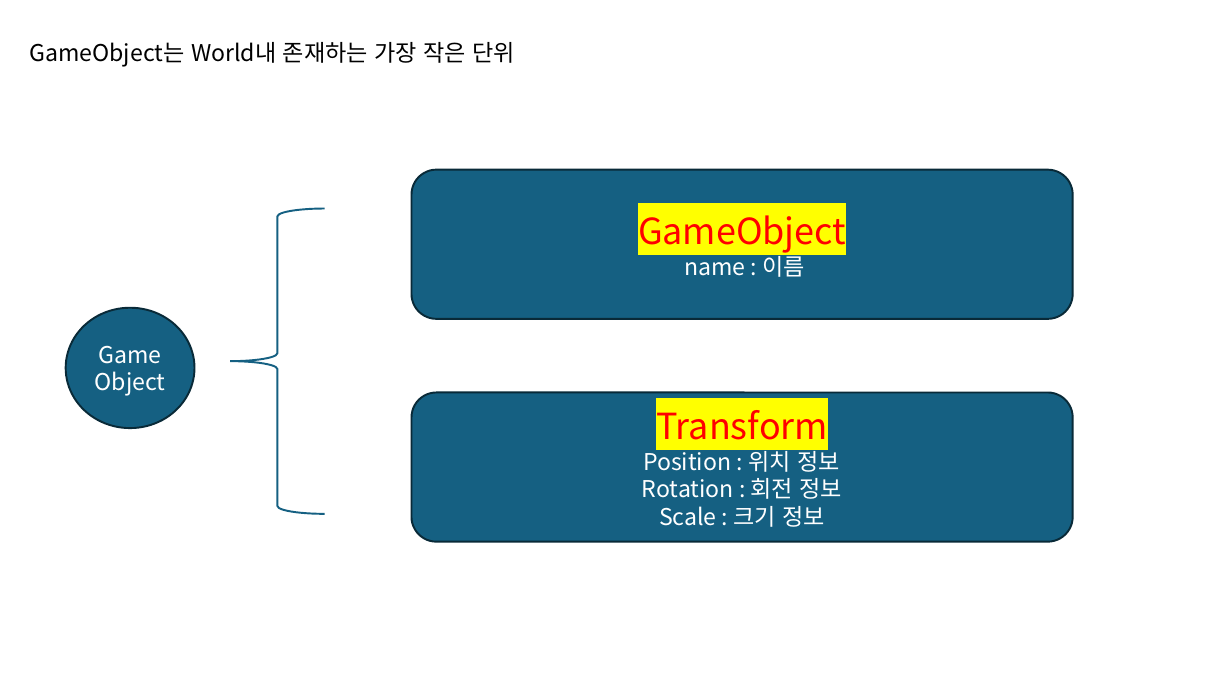
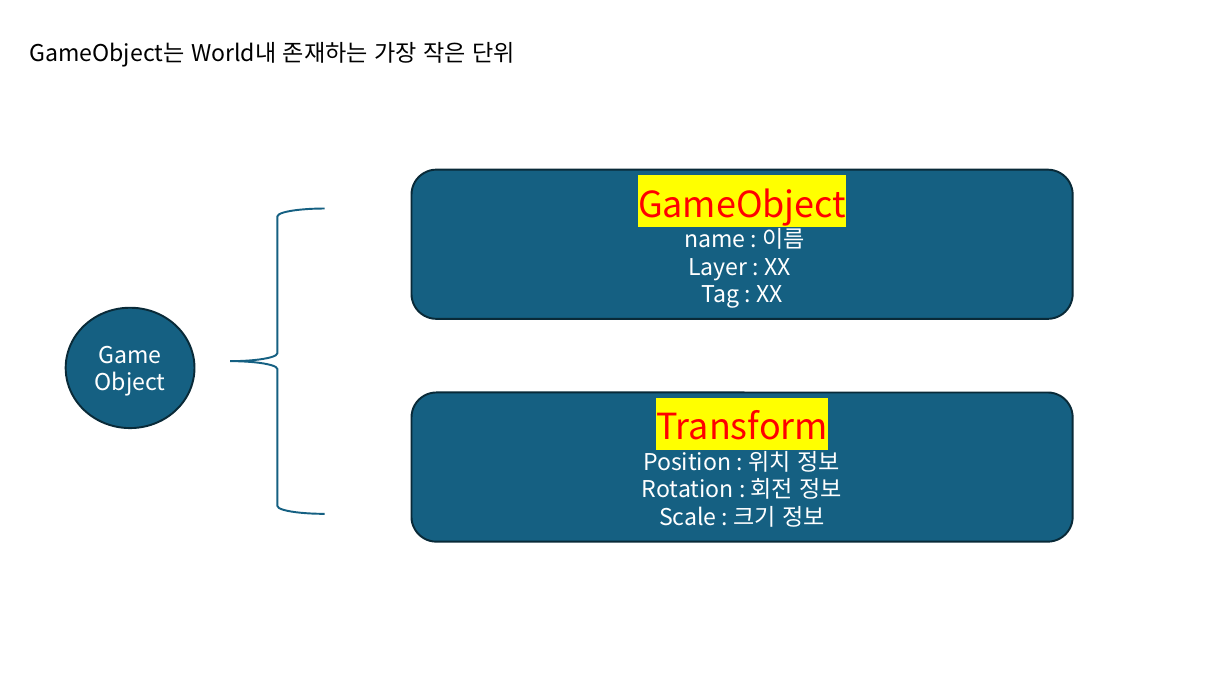
Before and after one commit to Pacman18/SantaClass, a slide deck: slide 4 of 유니티에디터 기초.pptx. Drawn at 1232x693 pixels with LibreOffice and Linux fonts; fonts in the diff are those of the drawing. Boxes give left, top, right and bottom in pixels: in the first picture for what was removed or moved away, otherwise in the second. Text is boxed around its words. In the diff, an @@ line names an element or a change of style, - is before the commit and + after.

```diff
--- a/유니티에디터 기초.pptx
+++ b/유니티에디터 기초.pptx
@@ text in rounded rectangle at (x1=688, y1=258, x2=790, y2=308): paragraphs added @@
+Layer : XX
+Tag : XX
```
Also in this commit, not shown: 2 other slides changed, 5 slides added.
